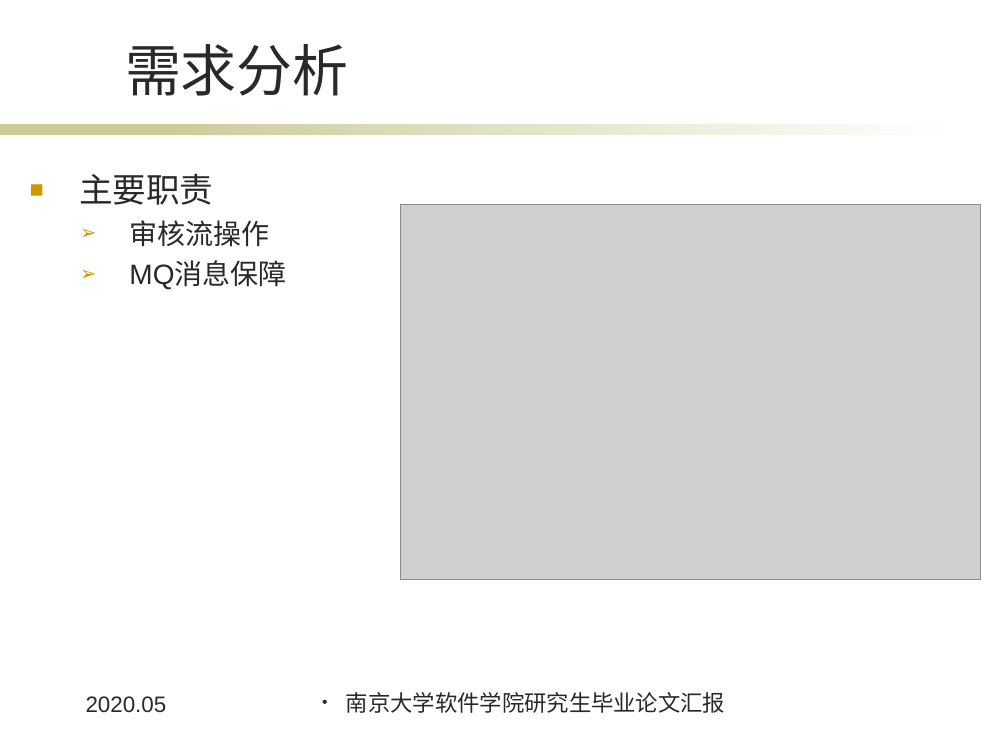
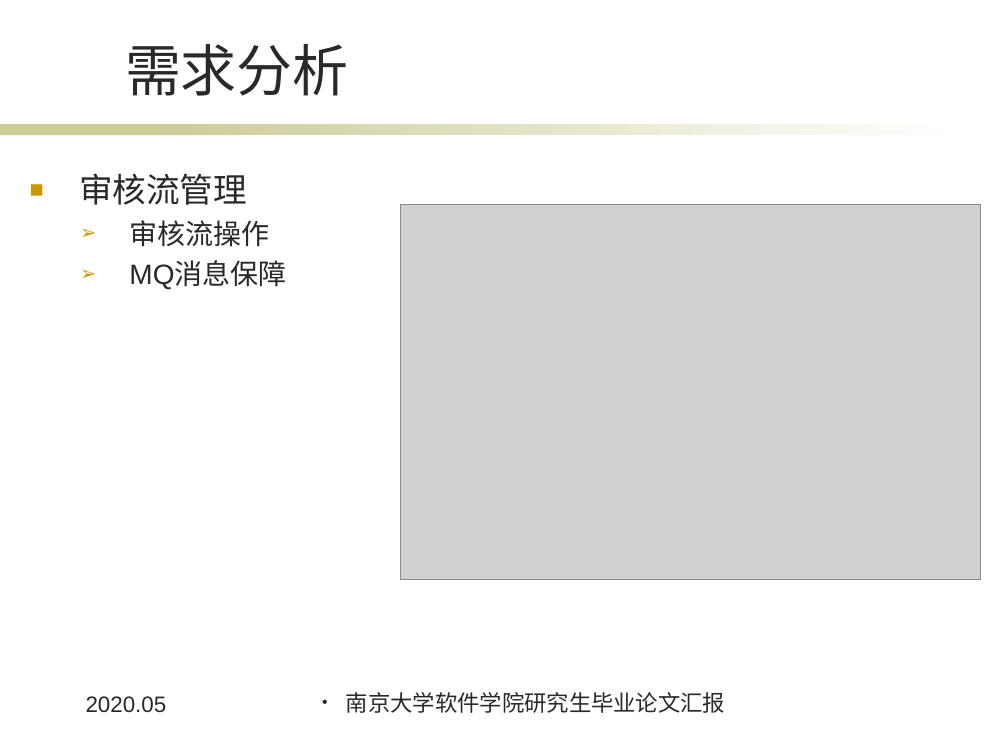
Before and after one commit to Jinsiye/thesis, a slide deck: slide 9 of 金思晔.ppt (slide 8 before the commit). Drawn at 1008x756 pixels with LibreOffice and Linux fonts; fonts in the diff are those of the drawing; grey boxes stand for pictures; background and template pictures are left out. Boxes give left, top, right and bottom in pixels: in the first picture for what was removed or moved away, otherwise in the second. Text is boxed around its words. In the diff, an @@ line names an element or a change of style, - is before the commit and + after.

```diff
--- a/金思晔.ppt
+++ b/金思晔.ppt
@@ text at bbox=[79, 173, 247, 205]: text changed @@
-■ 主要职责
+■ 审核流管理
```
Also in this commit, not shown: 4 other slides changed, 1 slide added, 3 other files.
